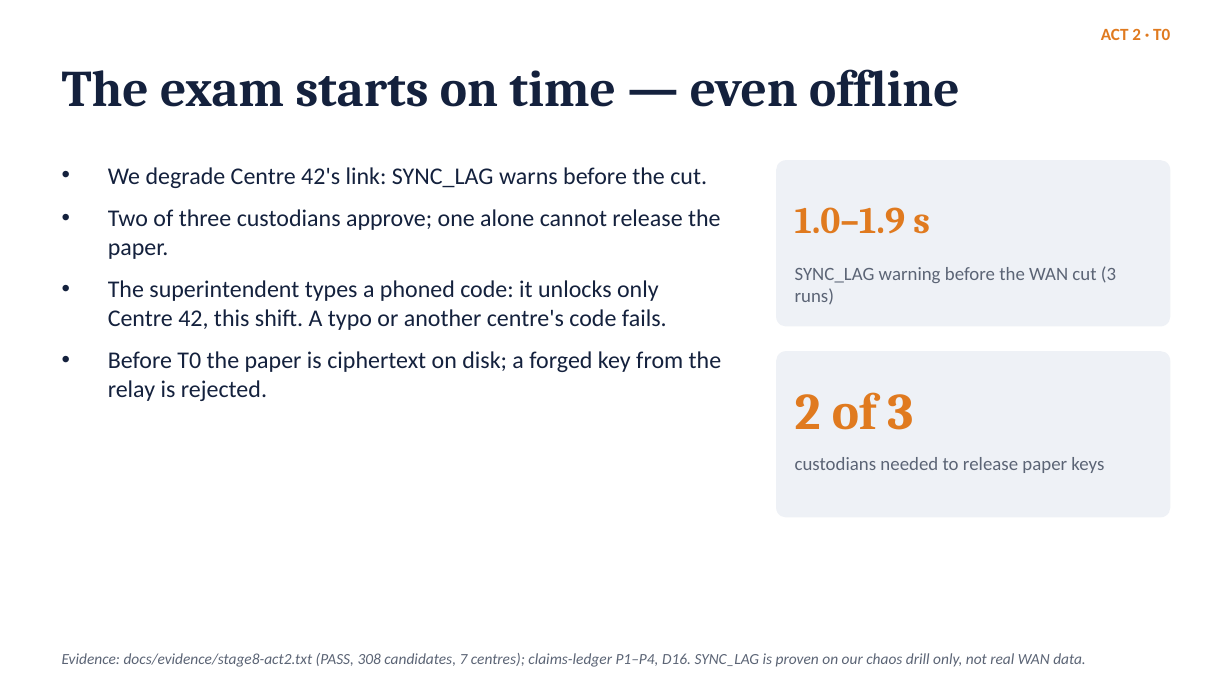
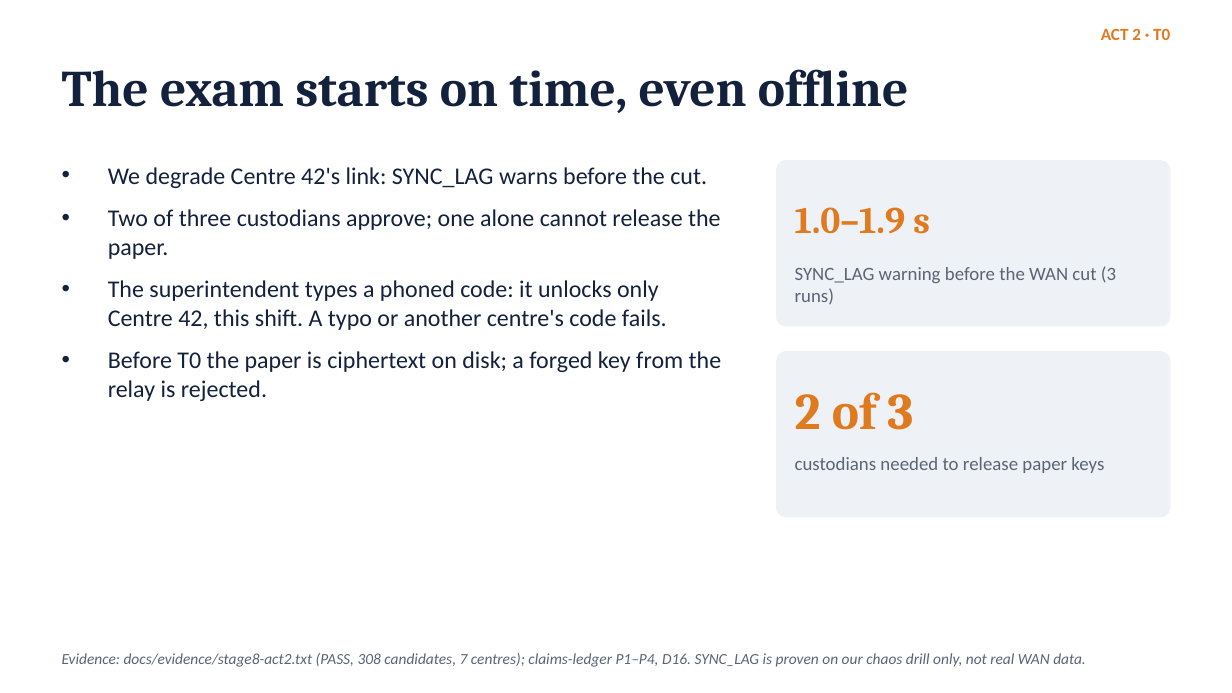
Before and after one commit to anirudh12032008/saakshi, a slide deck: slide 6 of docs/deck/saakshi.pptx. Drawn at 1232x693 pixels with LibreOffice and Linux fonts; fonts in the diff are those of the drawing. Boxes give left, top, right and bottom in pixels: in the first picture for what was removed or moved away, otherwise in the second. Text is boxed around its words. In the diff, an @@ line names an element or a change of style, - is before the commit and + after.

Commit message:
docs: solution presentation PDF, plain wording, no em dashes

```diff
--- a/docs/deck/saakshi.pptx
+++ b/docs/deck/saakshi.pptx
@@ text at (62,69,909,113): text changed @@
-The exam starts on time — even offline
+The exam starts on time, even offline
```
Also in this commit, not shown: 7 other slides changed, 2 other files.
